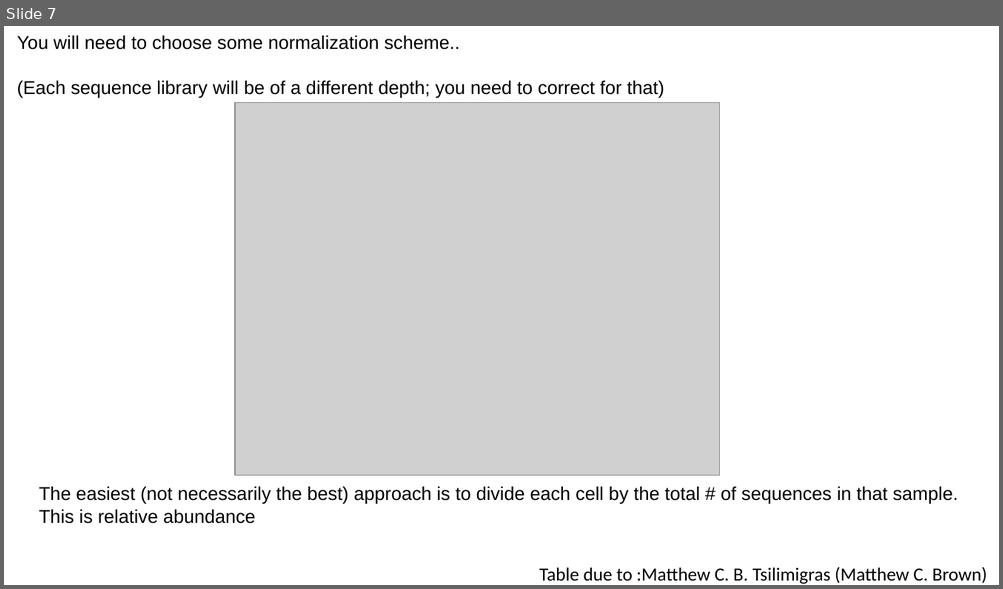
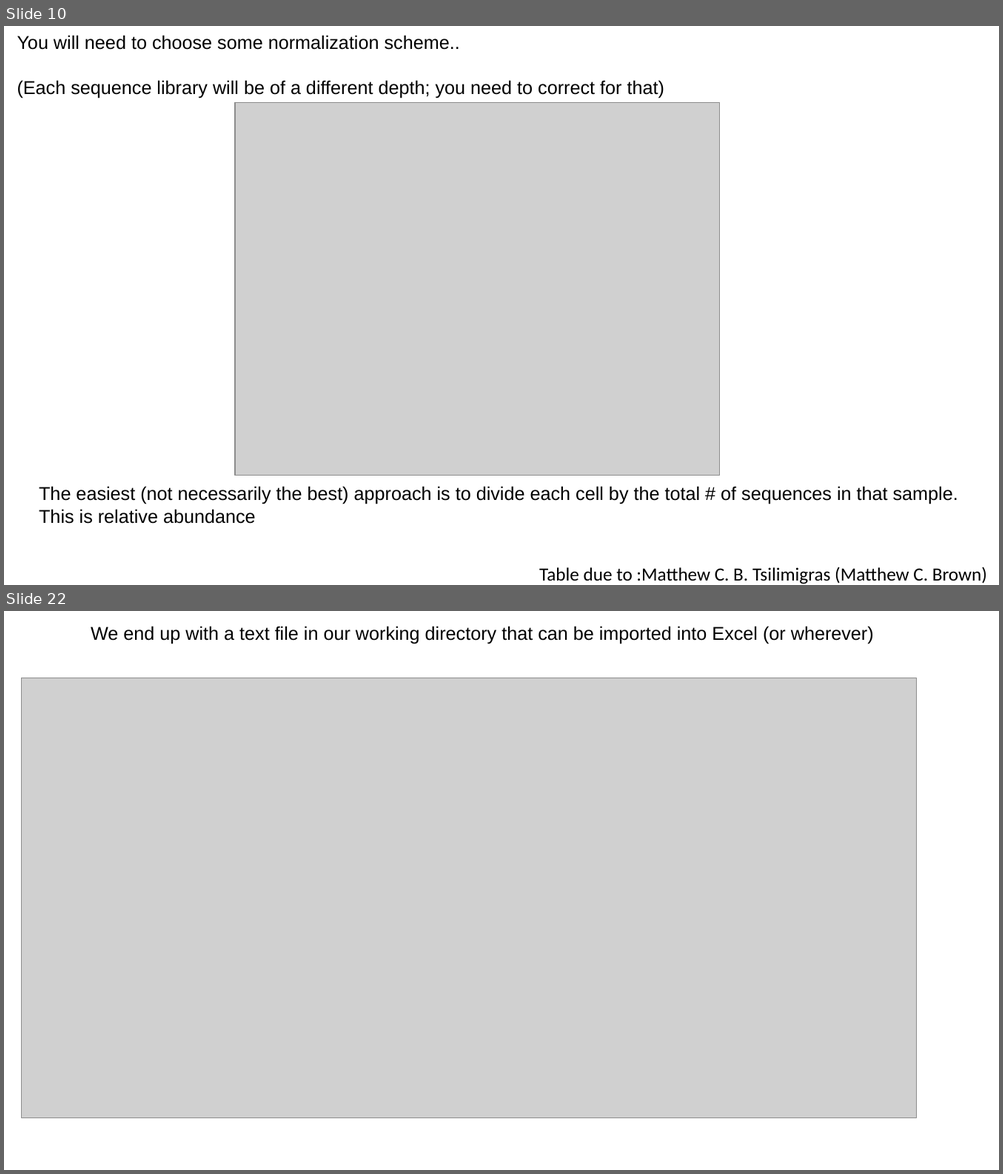
Before and after one commit to afodor/afodor.github.io, a slide deck: classes/ChapelHill2018/ch.pptx. Shown one above the other, each under a label of ours: slide 7 before the commit, slides 10 and 22 after it; the slides between them are not shown. The pictures are 1003x589 and 1003x1174 pixels, drawn with LibreOffice and Linux fonts; fonts in the diff are those of the drawing; grey boxes stand for pictures. Boxes give left, top, right and bottom in pixels: in the first picture for what was removed or moved away, otherwise in the second. Text is boxed around its words. In the diff, an @@ line names an element or a change of style, - is before the commit and + after.

```diff
--- a/classes/ChapelHill2018/ch.pptx
+++ b/classes/ChapelHill2018/ch.pptx
@@ slide 22 added at box(4, 611, 999, 1170), background #FFFFFF @@
@@ text added at box(91, 626, 874, 644), 18 pt, text #000000 @@
+We end up with a text file in our working directory that can be imported into Excel (or wherever)
@@ picture added at box(21, 678, 916, 1119) @@
@@ what was slide 7 is now slide 10 @@
```
Also in this commit, not shown: 1 slide changed, 14 other slides added.
